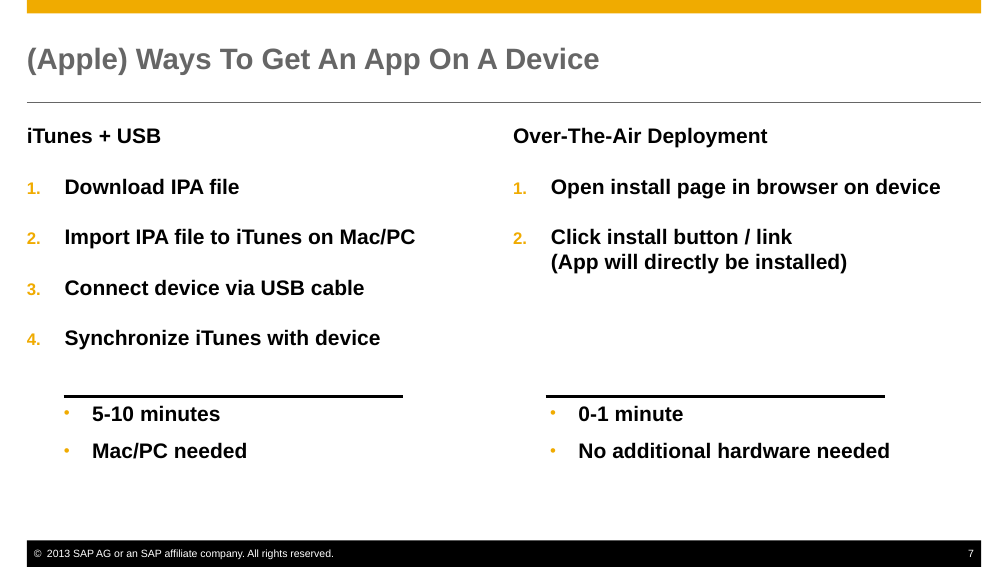
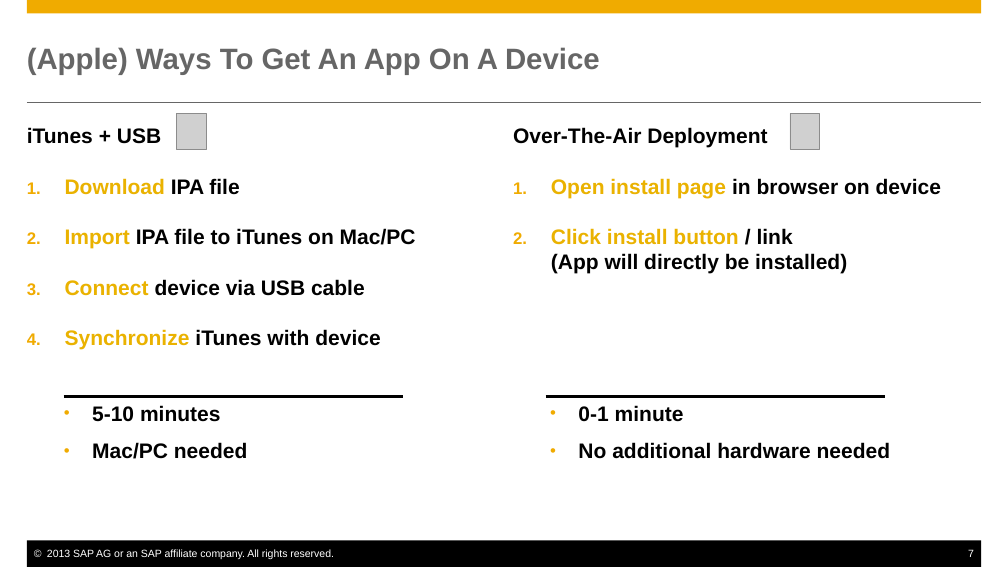
Before and after one commit to sap-production/OTAService, a slide deck: slide 7 of docs/OTAService.pptx. Drawn at 1008x567 pixels with LibreOffice and Linux fonts; fonts in the diff are those of the drawing; grey boxes stand for pictures. Boxes give left, top, right and bottom in pixels: in the first picture for what was removed or moved away, otherwise in the second. Text is boxed around its words. In the diff, an @@ line names an element or a change of style, - is before the commit and + after.

```diff
--- a/docs/OTAService.pptx
+++ b/docs/OTAService.pptx
@@ picture added at [177, 113, 206, 149] @@
@@ picture added at [790, 113, 819, 149] @@
@@ text at [65, 178, 416, 349]: text colour #000000 to #EAB200 in "Download", "Import", "Connect", "Synchronize" @@
@@ text at [551, 178, 941, 274]: text colour #000000 to #EAB200 in "Open install page", "Click install button" @@
```
Also in this commit, not shown: 10 other slides changed.
